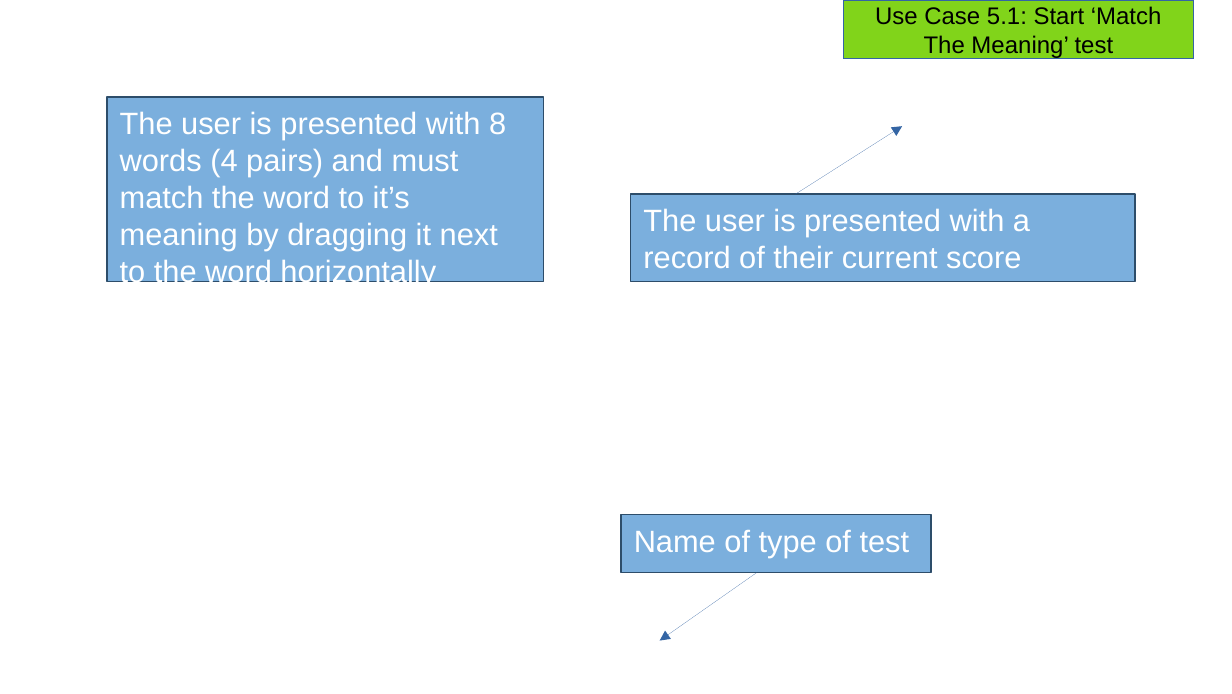
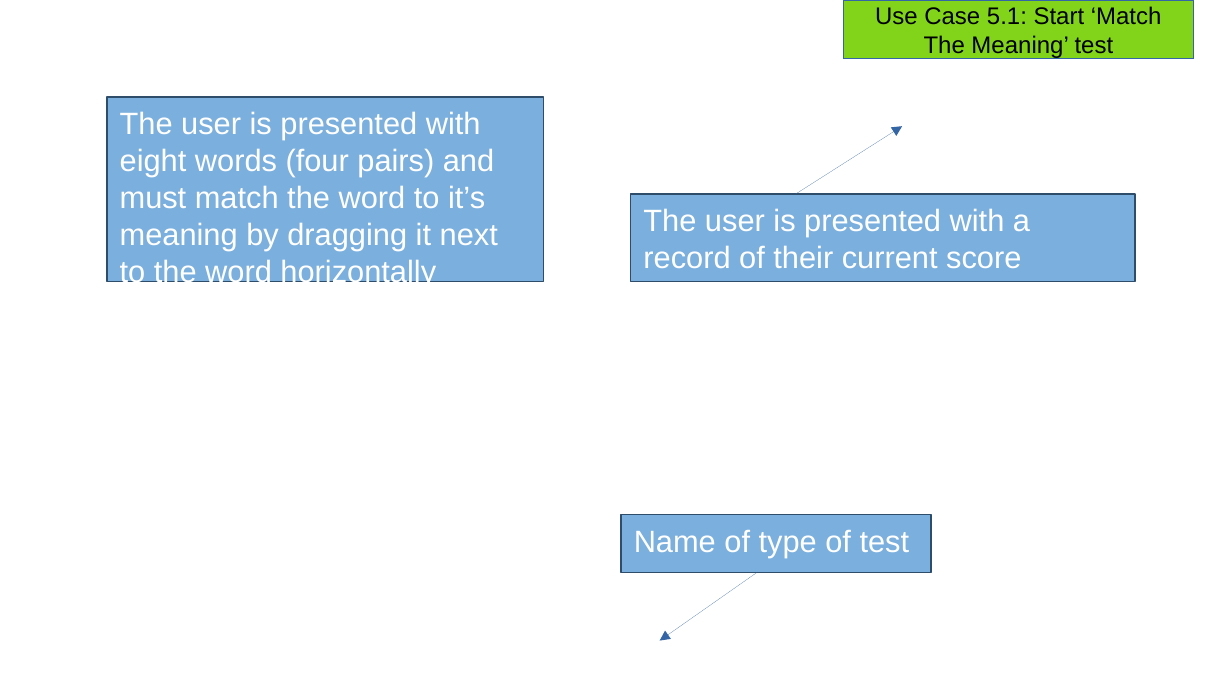
Before and after one commit to SaltyW123/gp20, a slide deck: slide 20 of dev/20200218/osp1/UI-Spec-Presentation/Demo_of_UI.odp. Drawn at 1232x694 pixels with LibreOffice and Linux fonts; fonts in the diff are those of the drawing; background and template pictures are left out. Boxes give left, top, right and bottom in pixels: in the first picture for what was removed or moved away, otherwise in the second. Text is boxed around its words. In the diff, an @@ line names an element or a change of style, - is before the commit and + after.

Commit message:
Added the welsh characters and support for multiple words in the UI Presentation

```diff
--- a/dev/20200218/osp1/UI-Spec-Presentation/Demo_of_UI.odp
+++ b/dev/20200218/osp1/UI-Spec-Presentation/Demo_of_UI.odp
@@ text in rectangle at <box>120,111,498,288</box>: text changed @@
-The user is presented with 8 words (4 pairs) and must match the word to it’s meaning by dragging it next to the word horizontally
+The user is presented with eight words (four pairs) and must match the word to it’s meaning by dragging it next to the word horizontally
```
Also in this commit, not shown: 15 other slides changed, 1 slide added, 21 other files.
